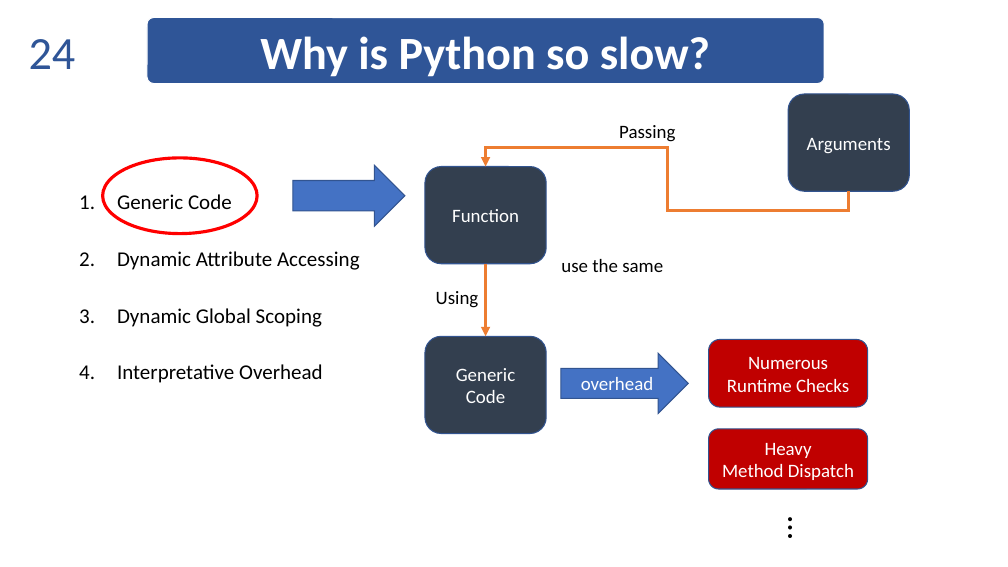
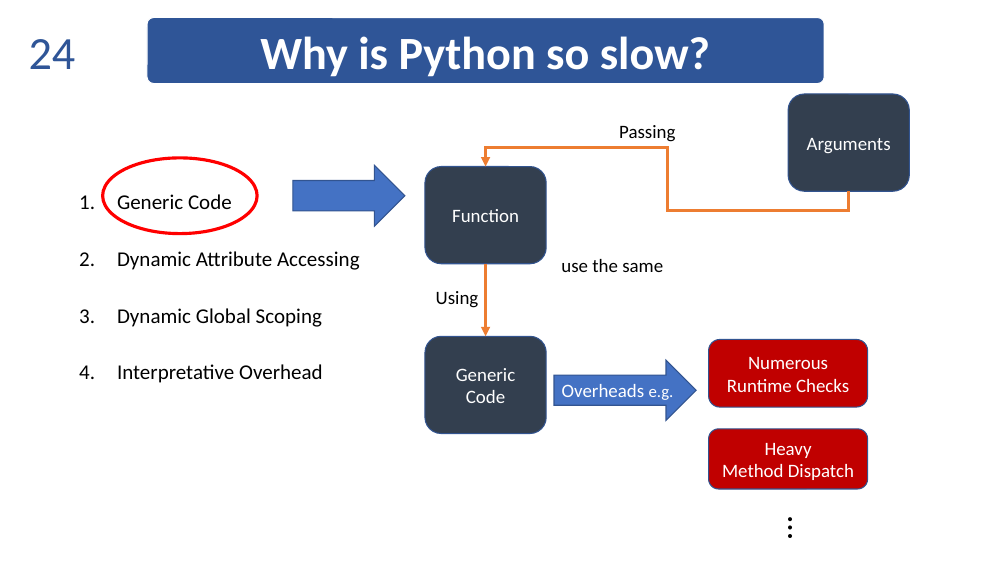
Before and after one commit to thautwarm/diojit, a slide deck: slide 24 of docs/Taine-revised.pptx. Drawn at 1008x567 pixels with LibreOffice and Linux fonts; fonts in the diff are those of the drawing; background and template pictures are left out. Boxes give left, top, right and bottom in pixels: in the first picture for what was removed or moved away, otherwise in the second. Text is boxed around its words. In the diff, an @@ line names an element or a change of style, - is before the commit and + after.

```diff
--- a/docs/Taine-revised.pptx
+++ b/docs/Taine-revised.pptx
@@ right arrow "Overheads e.g." resized from (x1=561, y1=353, x2=688, y2=414) to (x1=554, y1=360, x2=696, y2=420) @@
@@ text in right arrow at (x1=562, y1=384, x2=674, y2=400): text changed @@
-overhead
+Overheads e.g.
```
Also in this commit, not shown: 2 other slides changed, 5 other files.
